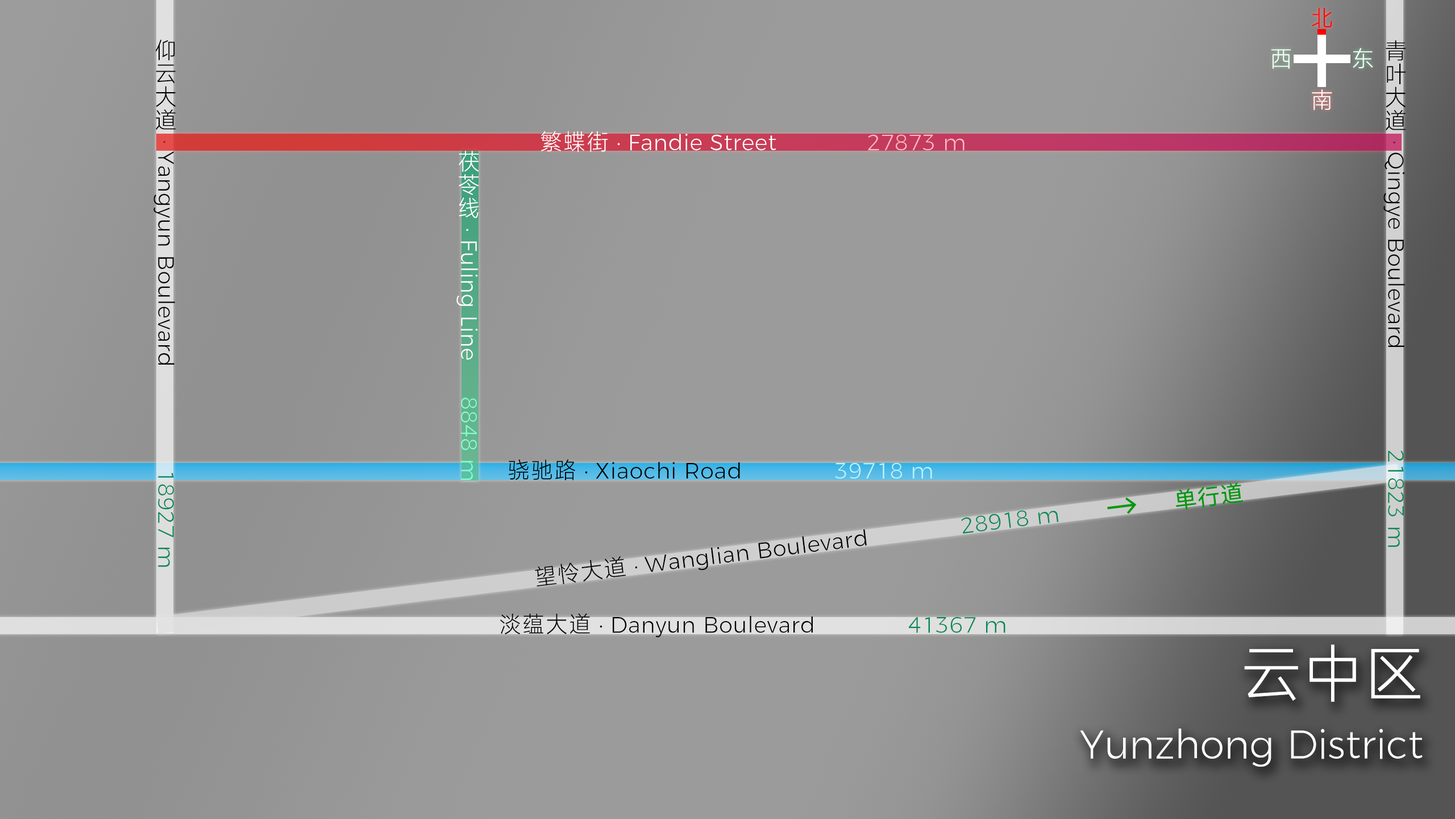
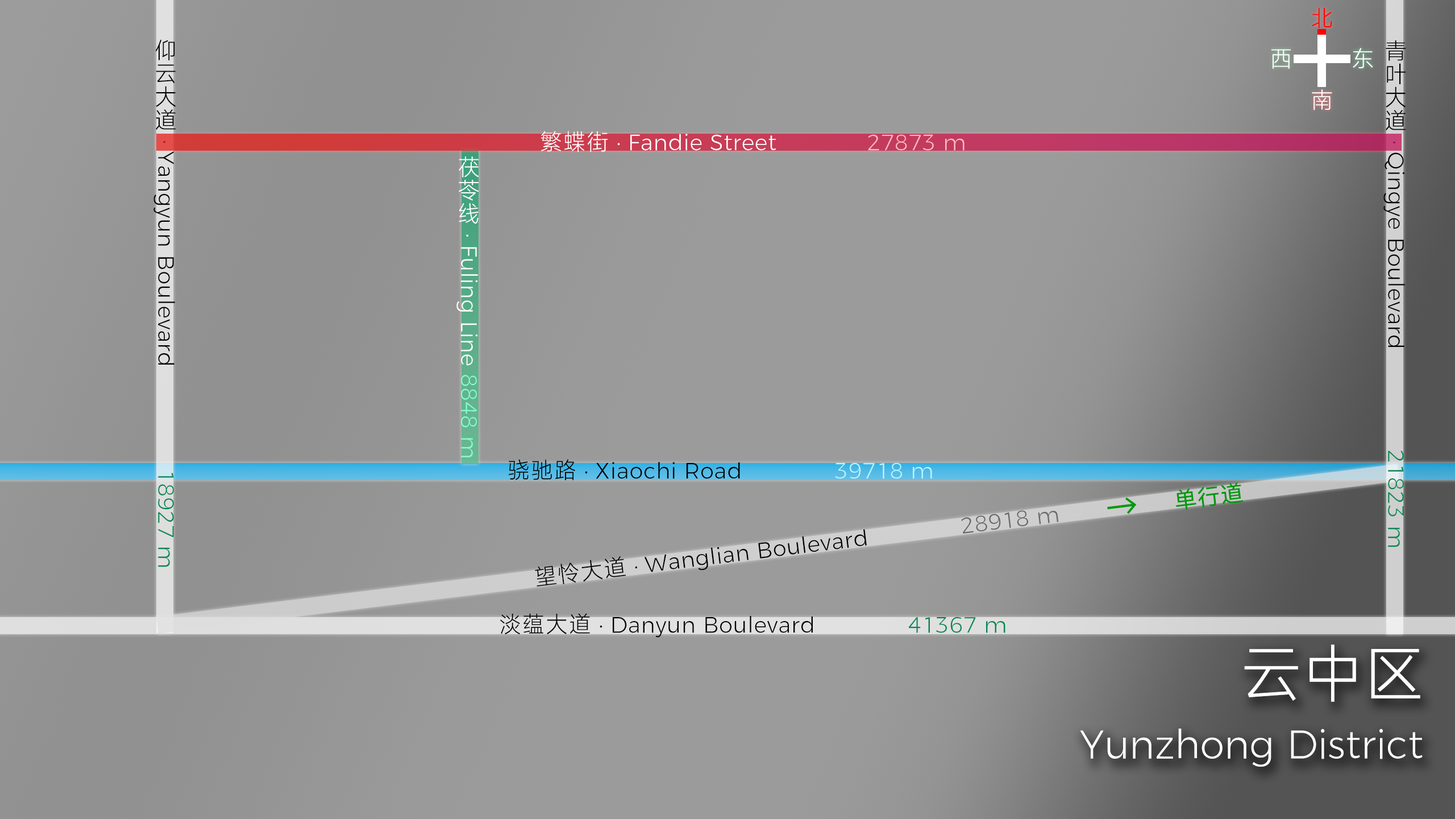
Revision of a layered w=1455, h=819 image; what changed, layer by layer:
painted on "茯苓线 · Fuling Line 8848 m" over left=456, top=150, right=480, bottom=480
painted on "矩形 1" (3rd of 7, in "fuling ln") over left=461, top=150, right=479, bottom=481
painted on "望怜大道 · Wanglian Boulevard 28918 m" over left=961, top=509, right=1060, bottom=534
painted on "矩形 1" (4th of 7, in "wanglian blvd") over left=458, top=464, right=1060, bottom=534
painted on "矩形 1" (6th of 7, in "xiaochi rd") over left=458, top=462, right=483, bottom=480
painted on "渐变填充 1" over left=456, top=150, right=1060, bottom=534
